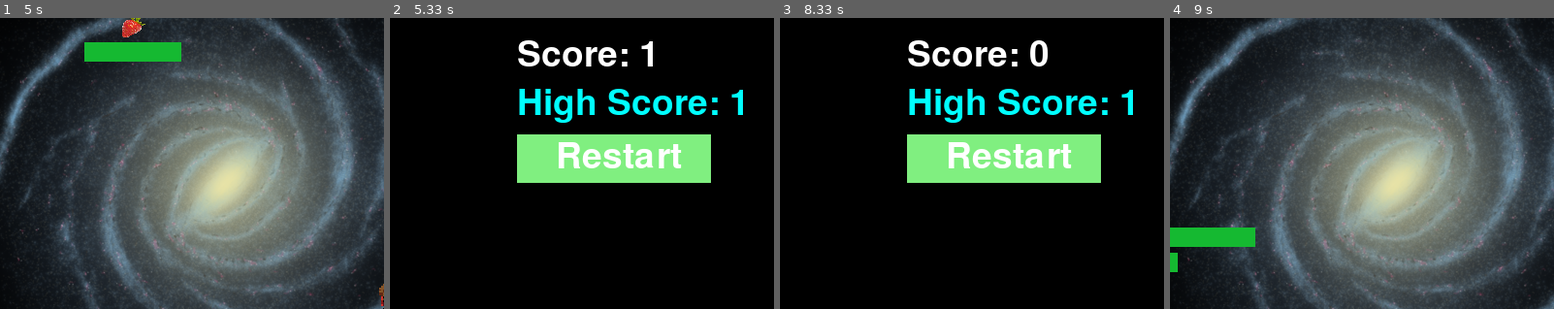
Above: before the commit, frames 1-4 (left to right).
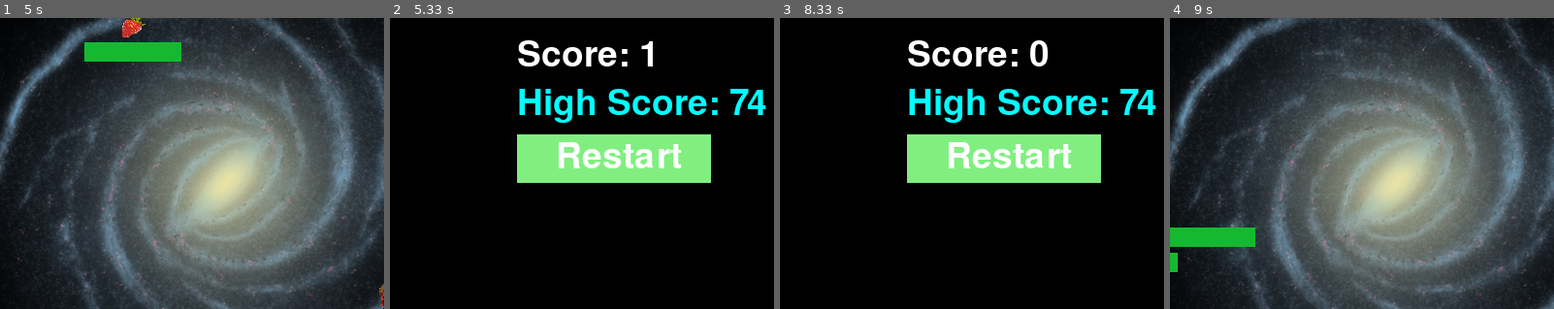
Above: after the commit, the same moments.

Repository: scourtney910/CS3021_Pygame
Game: pygame game, started from main.py
Same seed, same stepped clock (60 frames per second), same inputs: the game is played once before the commit and once after it.
Inputs (mouse positions are % of the whole screen's width and height, from its top left):
- Up to frame 1 (5 s): press the mouse at (51, 54) at 0.37 s; move the mouse to (35, 64) at 0.47 s; release the mouse at (19, 74) at 0.6 s; press the mouse at (51, 54) at 0.7 s; move the mouse to (37, 34) at 0.8 s; release the mouse at (24, 13) at 0.93 s; press the mouse at (51, 54) at 1.03 s; move the mouse to (57, 50) at 1.13 s; release the mouse at (63, 47) at 1.27 s; press the mouse at (51, 54) at 1.37 s; move the mouse to (35, 44) at 1.47 s; release the mouse at (20, 34) at 1.6 s; press the mouse at (51, 54) at 1.7 s; move the mouse to (61, 43) at 1.8 s; release the mouse at (72, 32) at 1.93 s; press the mouse at (51, 54) at 2.03 s; move the mouse to (39, 52) at 2.13 s; release the mouse at (27, 51) at 2.27 s; press the mouse at (51, 54) at 2.37 s; move the mouse to (38, 71) at 2.47 s; release the mouse at (26, 88) at 2.6 s; press the mouse at (51, 54) at 3.53 s; move the mouse to (33, 70) at 3.63 s; release the mouse at (15, 85) at 3.77 s; press the mouse at (51, 54) at 4.7 s; move the mouse to (67, 51) at 4.8 s; release the mouse at (83, 48) at 4.93 s
- Up to frame 2 (5.33 s): press the mouse at (51, 54) at 5.03 s; move the mouse to (60, 67) at 5.13 s; release the mouse at (69, 80) at 5.27 s
- Up to frame 3 (8.33 s): click (39, 64) at 5.38 s; press the mouse at (39, 64) at 5.7 s; move the mouse to (42, 70) at 5.8 s; release the mouse at (46, 76) at 5.93 s; press the mouse at (39, 64) at 6.53 s; move the mouse to (51, 46) at 6.63 s; release the mouse at (63, 27) at 6.77 s; press the mouse at (39, 64) at 6.87 s; move the mouse to (36, 44) at 6.97 s; release the mouse at (33, 25) at 7.1 s; press the mouse at (39, 64) at 7.2 s; move the mouse to (57, 48) at 7.3 s; release the mouse at (76, 33) at 7.43 s; press the mouse at (39, 64) at 7.53 s; move the mouse to (55, 68) at 7.63 s; release the mouse at (72, 72) at 7.77 s
- Up to frame 4 (9 s): press the mouse at (39, 64) at 8.43 s; move the mouse to (52, 46) at 8.53 s; move the mouse to (66, 29) at 8.63 s; release the mouse at (66, 29) at 8.67 s; press the mouse at (39, 64) at 8.77 s; move the mouse to (38, 75) at 8.87 s; move the mouse to (37, 86) at 8.97 s
The pictures show only the part of the screen within x 21-71%, y 38-88%; the shares and areas given below are measured in that part.

Frame 1 is identical in both runs. In frame 2, 0.4% of the frame differs, in the area x 88-98%, y 24-34%; in frame 3, 0.4%; in frame 4, nothing differs.

Commit message:
Added type hinting
Added type hinting to all function defs parameters and returns

Diff:
--- a/helper_functions.py
+++ b/helper_functions.py
@@ -60,7 +60,9 @@
     return platform_sprites, item_sprites, lowest_platform, highest_platform
 
 
-def refresh_screen(all_sprites, player, platforms, items, touched_platforms, highest_platform):
+def refresh_screen(
+        all_sprites: Any, player: Any, platforms: Any, items: Any, touched_platforms: set, highest_platform: Any
+) -> tuple[Any, Any, Any]:
     """
     Once the player reaches the top platform on screen, translate player position and platform position to the bottom of the screen.
     Then, generate new platforms above it. New platform attributes get reset manually before function return.
--- /dev/null
+++ b/highScore.csv
@@ -0,0 +1 @@
+74
--- a/main.py
+++ b/main.py
@@ -9,7 +9,7 @@
 # pygame initialized in screens.py for easier workflow
 
 
-def play():
+def play() -> None:
     """Main game loop"""
     # Load background image and sprites
     background_image = pygame.image.load("background.png").convert()  # loading image
@@ -89,7 +89,7 @@
     game_over_screen(score)
 
 
-def game_over_screen(score):
+def game_over_screen(score: int) -> None:
     """Display the 'Game Over' screen and handle restart."""
     # save player score to a CSV
     highscore = save_score(score)
@@ -137,7 +137,7 @@
                     restart()    # play the game loop from the beginning
 
 
-def restart():
+def restart() -> None:
     """Restart the game by re-entering the game loop"""
     play()
 
--- a/sprites.py
+++ b/sprites.py
@@ -32,7 +32,7 @@
         self.is_jumping = True
 
 
-    def update(self):
+    def update(self) -> bool:
         """update player position on screen based on changing attributes"""
 
         if self.is_jumping:
@@ -107,7 +107,7 @@
     """define platform size and color using pygame module
     attributes must be referenced later"""
 
-    def __init__(self, x, y):
+    def __init__(self, x: int, y: int):
 
         super().__init__()
         self.image = pygame.Surface((self._platform_w(), self._platform_h()))
@@ -123,7 +123,7 @@
     """define item size and color using pygame module,
     attributes must be referenced later"""
 
-    def __init__(self, x, y):
+    def __init__(self, x: int, y: int):
         super().__init__()
         self.original_image = pygame.image.load("strawberry.png").convert_alpha()
         self.image = pygame.transform.scale(
